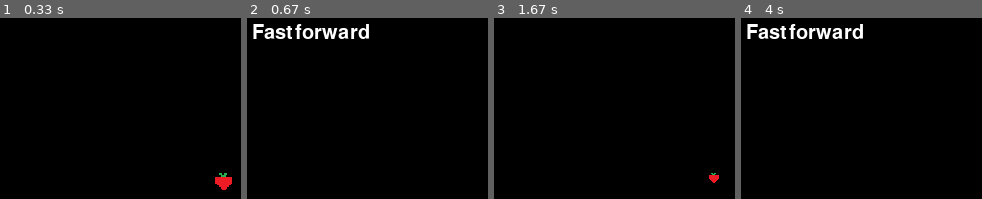
Above: before the commit, frames 1-4 (left to right).
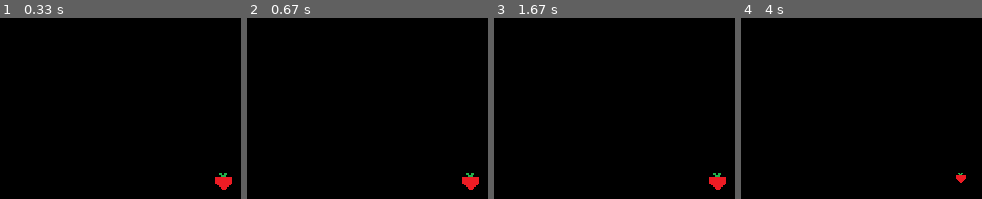
Above: after the commit, the same moments.

Repository: jedrus113/pygame
Game: pygame game, started from main.py
The game is run twice, just before and just after one commit, with the same random seed, the same clock (stepped at 60 frames per second) and the same inputs.
Inputs:
- Up to frame 1 (0.33 s): no input
- Up to frame 2 (0.67 s): tap 0 at 0.33 s
- Up to frame 3 (1.67 s): tap 1 at 0.67 s
- Up to frame 4 (4 s): tap 2 at 2.13 s; tap 0 at 3.6 s

Frame 1 is identical in both runs. In frame 2, 2.5% of the frame differs, in the area x 2-97%, y 3-96%; in frame 3, 0.4%; in frame 4, 2.2%.

Commit message:
remove fastforward

Diff:
--- a/graphic/graphic_engine.py
+++ b/graphic/graphic_engine.py
@@ -19,38 +19,27 @@
         pygame.init()
         config.surface = pygame.display.set_mode(config.screen_size, *self.display_options)
         pygame.display.set_caption(config.game_title)
+        config.keys = []
         self._running = True
 
     def on_event(self, event):
         if event.type == pygame.QUIT:
             self._running = False
-        elif event.type == pygame.KEYUP:
-            if event.key == pygame.K_1:
-                self.speed = 0
-            elif event.key == pygame.K_2:
-                self.speed = 1
-            elif event.key == pygame.K_0:
-                self.speed = 999
-                config.surface.fill([0, 0, 0])
-                font=pygame.font.Font(None,30)
-                scoretext=font.render("Fastforward", 1,(255,255,255))
-                config.surface.blit(scoretext, (20, 20))
-                pygame.display.flip()
+        elif event.type == pygame.KEYDOWN:
+            config.keys.append(event.key)
         elif event.type == pygame.VIDEORESIZE:
             config.screen_size = event.size
             config.surface = pygame.display.set_mode(config.screen_size, *self.display_options)
             pygame.display.flip()
 
     def on_render(self):
-        if self.speed <= 1:
-            config.surface.fill(self.background)
+        config.surface.fill(self.background)
 
-            for shape in self.shapes:
-                shape.draw()
+        for shape in self.shapes:
+            shape.draw()
 
-            if self.speed < 1:
-                self.clock.tick(config.lock_fps)
-            pygame.display.flip()
+        self.clock.tick(config.lock_fps)
+        pygame.display.flip()
 
     def on_cleanup(self):
         pygame.quit()
